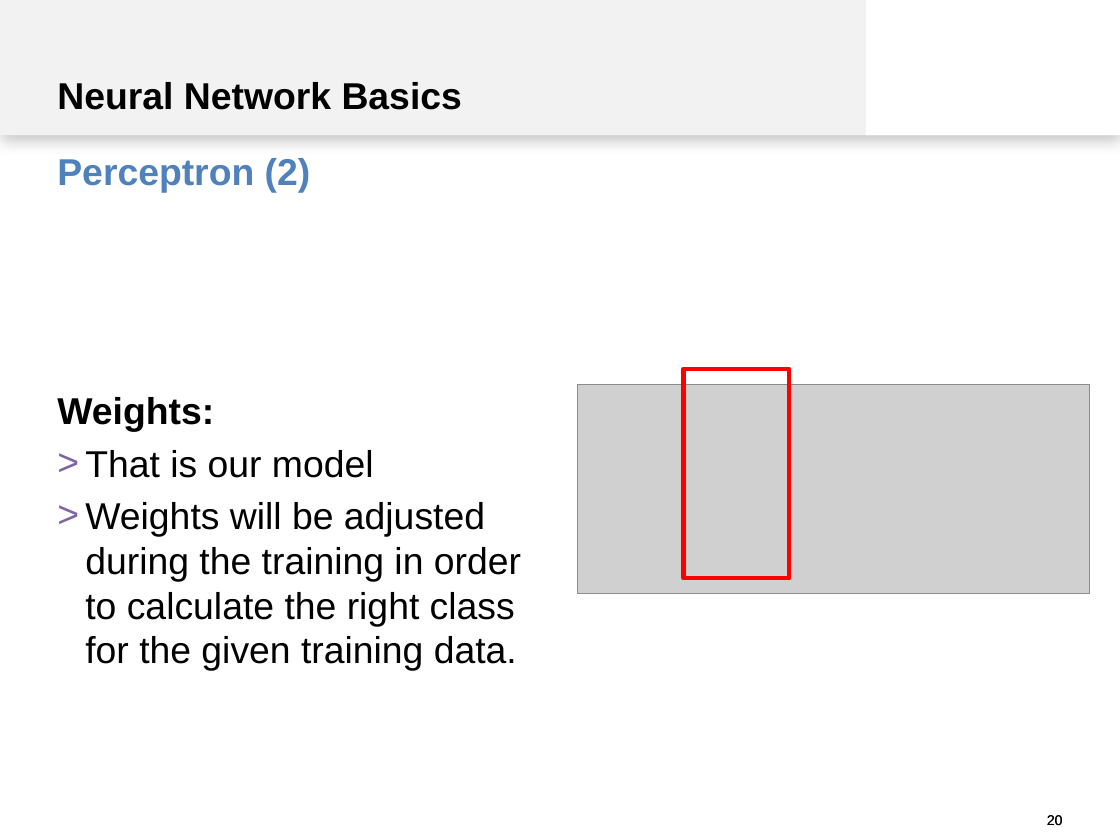
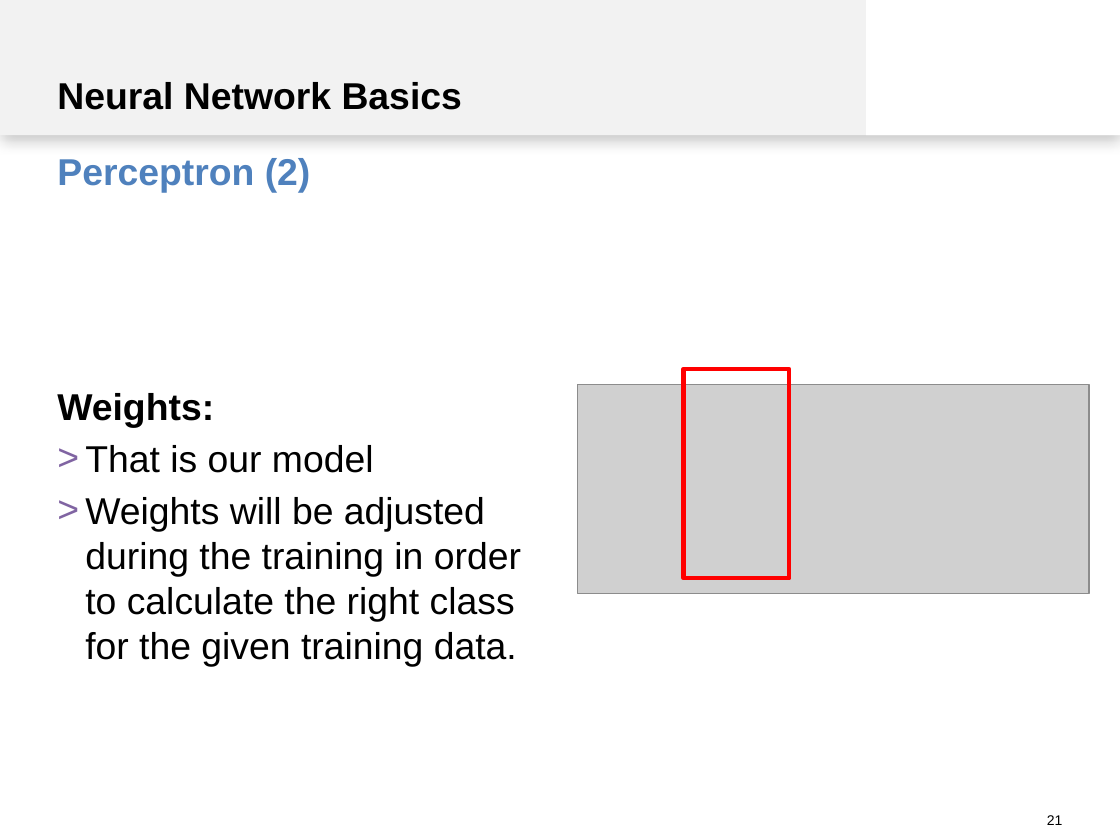
Before and after one commit to spinfo/LSS_DLwithText, a slide deck: slide 21 of docs/introduction.pptx (slide 20 before the commit). Drawn at 1120x840 pixels with LibreOffice and Linux fonts; fonts in the diff are those of the drawing; grey boxes stand for pictures. Boxes give left, top, right and bottom in pixels: in the first picture for what was removed or moved away, otherwise in the second. Text is boxed around its words. In the diff, an @@ line names an element or a change of style, - is before the commit and + after.

```diff
--- a/docs/introduction.pptx
+++ b/docs/introduction.pptx
@@ text "Weights:" at [57,393,521,667]: vertical alignment top to bottom @@
@@ page number removed at [560,800,1063,840] @@
-20
@@ page number at [1047,815,1063,825]: text changed @@
-20
+21
```
Also in this commit, not shown: 25 other slides changed, 12 slides added, 1 slide removed.
